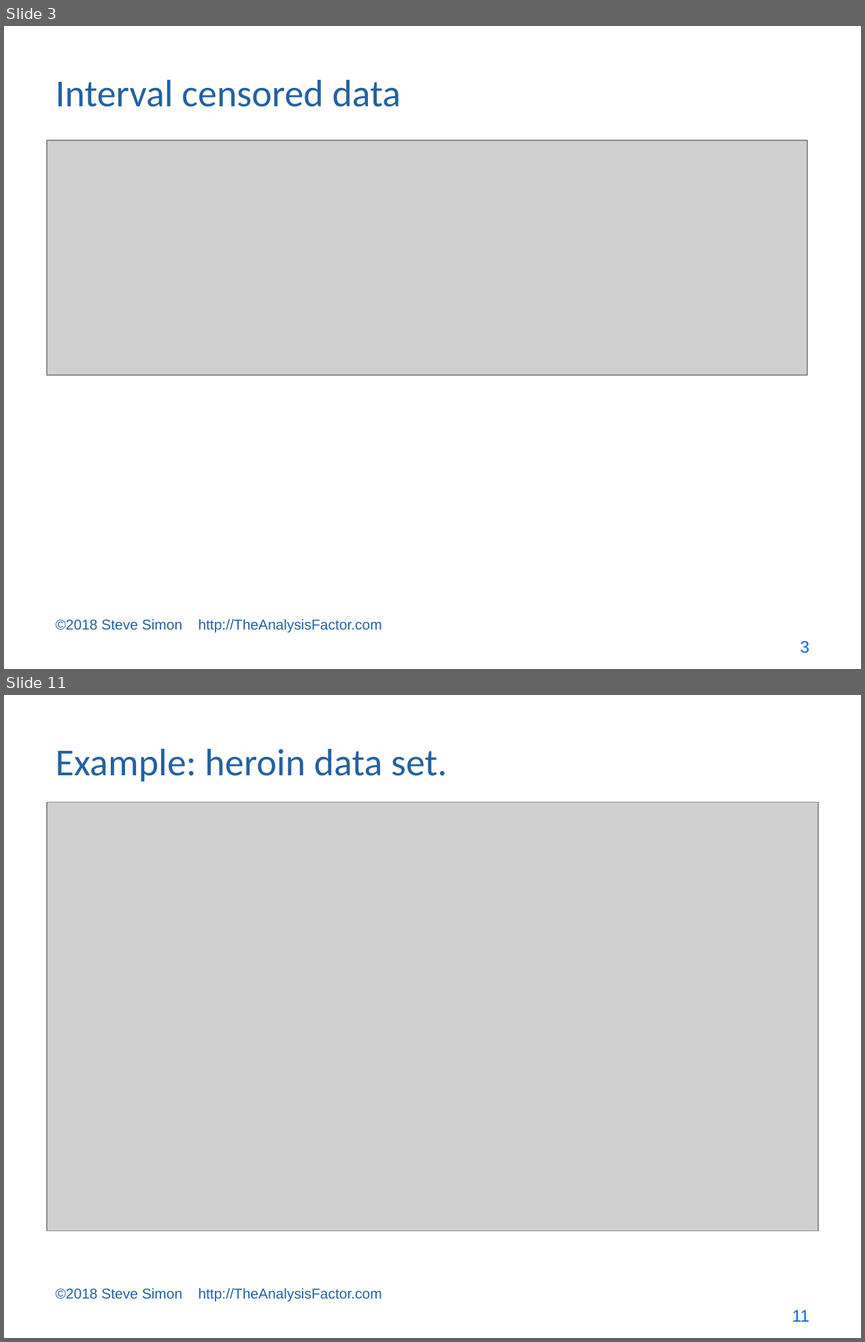
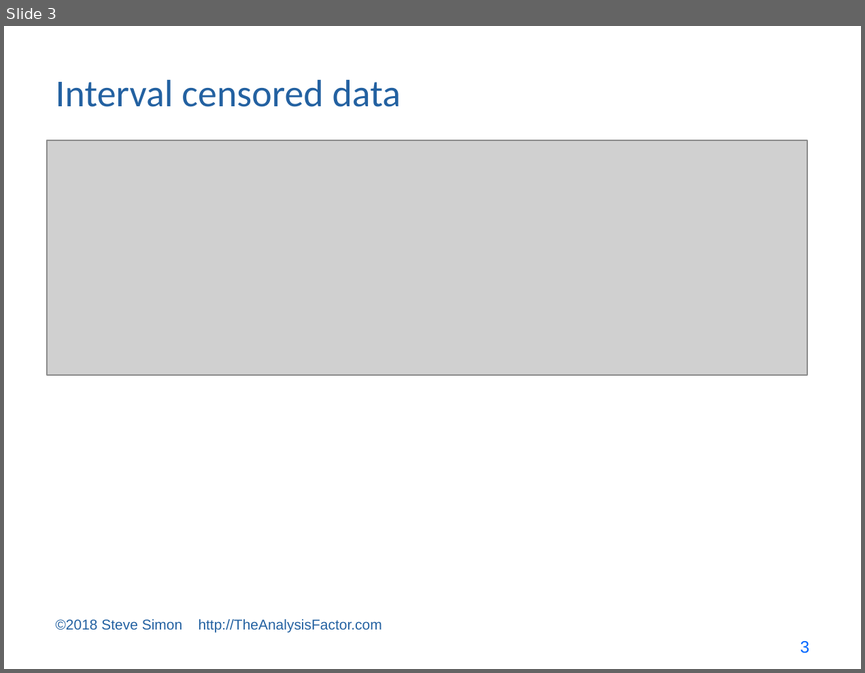
Before and after one commit to pmean/survival-models, a slide deck: bin/survival lecture 7.pptx. Shown one above the other, each under a label of ours: slides 3 and 11 before the commit, slide 3 after it; the slides between them are not shown. The pictures are 865x1342 and 865x673 pixels, drawn with LibreOffice and Linux fonts; fonts in the diff are those of the drawing; grey boxes stand for pictures. Boxes give left, top, right and bottom in pixels: in the first picture for what was removed or moved away, otherwise in the second. Text is boxed around its words. In the diff, an @@ line names an element or a change of style, - is before the commit and + after.

```diff
--- a/bin/survival lecture 7.pptx
+++ b/bin/survival lecture 7.pptx
@@ slide 11 removed at <box>4,695,861,1338</box>, background #FFFFFF @@
@@ title removed at <box>56,749,447,781</box> @@
-Example: heroin data set.
@@ picture removed at <box>47,802,818,1231</box> @@
@@ text removed at <box>56,1287,382,1302</box> @@
-©2018 Steve Simon http://TheAnalysisFactor.com
@@ page number removed at <box>792,1310,809,1321</box> @@
-11
```
Also in this commit, not shown: 11 slides changed, 2 slides added, 28 other slides removed, 2 other files.
